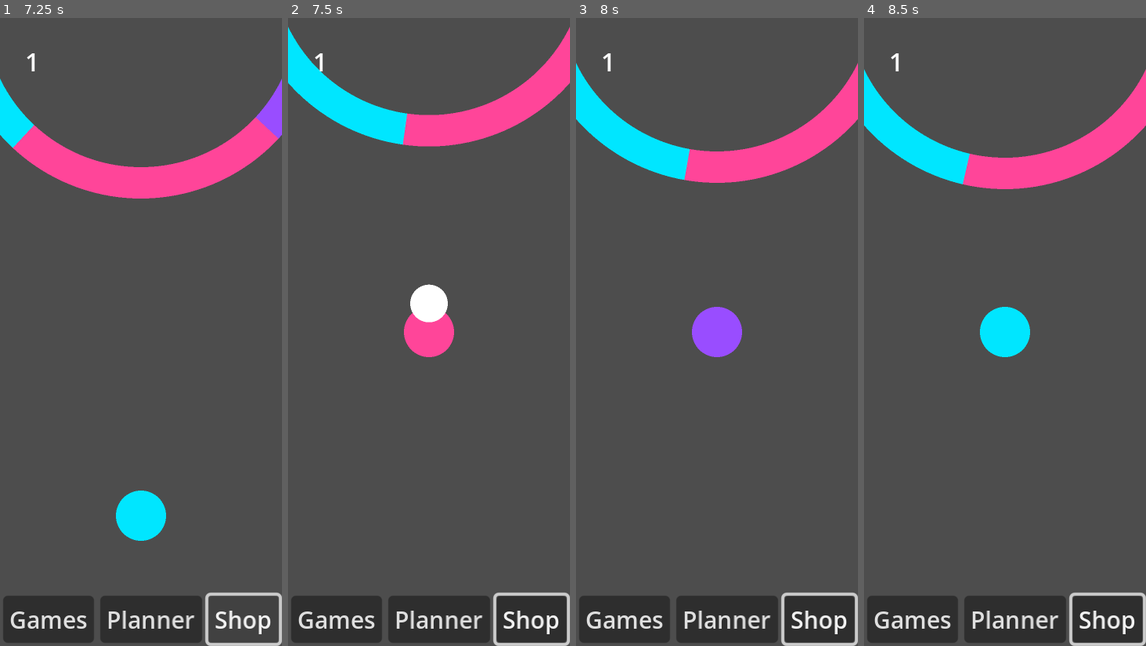
Above: before the commit, frames 1-4 (left to right).
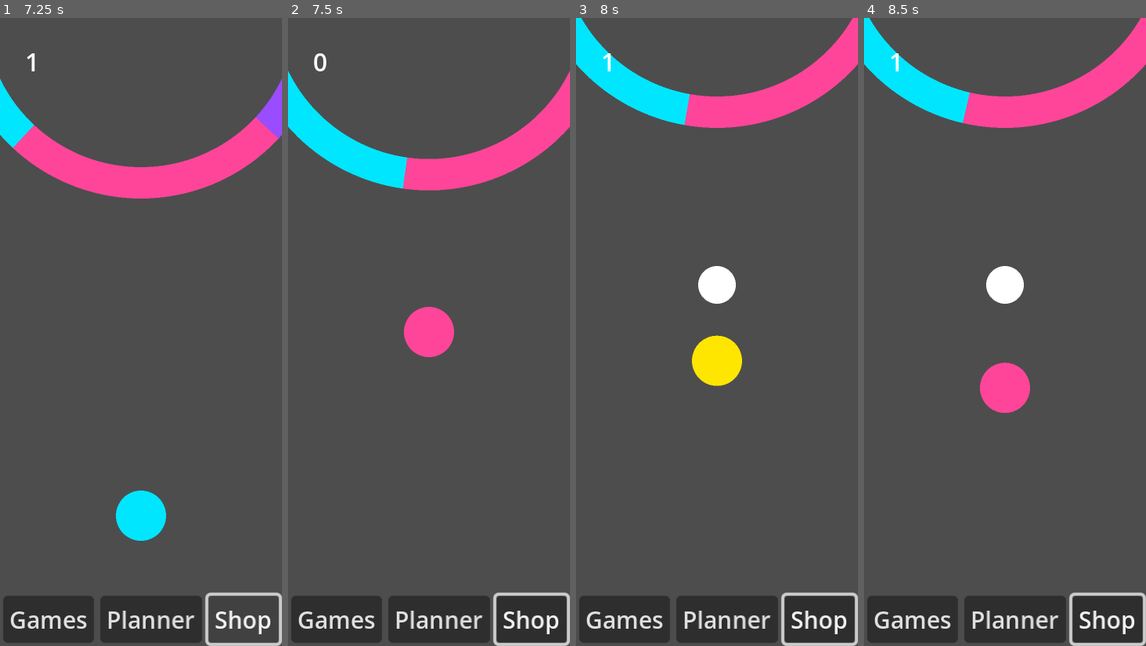
Above: after the commit, the same moments.

Repository: RajwolChapagain/Calma-Mobile-App
Game: Godot game, scene res://Global/Scenes/world.tscn
Same seed, same stepped clock (60 frames per second), same inputs: the game is played once before the commit and once after it.
Inputs (mouse positions are in pixels of both pictures, inside the frame that each line leads up to):
- Up to frame 1 (7.25 s): click "Games" at 0.5 s; click "Planner" at 1.25 s; click "Shop" at 2 s; click "Games" at 2.75 s; click "Planner" at 3.5 s; click "Shop" at 4.25 s; click "Games" at 5 s; click "Planner" at 5.75 s; click "Shop" at 6.5 s
- Up to frame 2 (7.5 s): tap Enter (ui_accept) at 7.25, 7.35 s; move the mouse to (491, 300) at 7.27 s; click (491, 300) at 7.42 s
- Up to frame 3 (8 s): tap Enter (ui_accept) at 7.52, 7.82 s
- Up to frame 4 (8.5 s): move the mouse to (948, 363) at 8.02 s; tap Enter (ui_accept) at 8.1, 8.27 s; click (948, 363) at 8.17 s

Frame 1 is identical in both runs. In frame 2, 12% of the frame differs, in the area x 0-100%, y 1-49%; in frame 3, 14%; in frame 4, 15%, in the area x 0-100%, y 0-63%.

Commit message:
Color Switch space bar removed

Diff:
--- a/Minigames/ColorSwitch/scripts/ball.gd
+++ b/Minigames/ColorSwitch/scripts/ball.gd
@@ -22,7 +22,7 @@
 
 func _physics_process(d):
 	velocity.y += G*d
-	if Input.is_action_just_pressed("ui_accept") or Input.is_mouse_button_pressed(MOUSE_BUTTON_LEFT):
+	if Input.is_mouse_button_pressed(MOUSE_BUTTON_LEFT):
 		velocity.y = J
 	move_and_slide()
 
